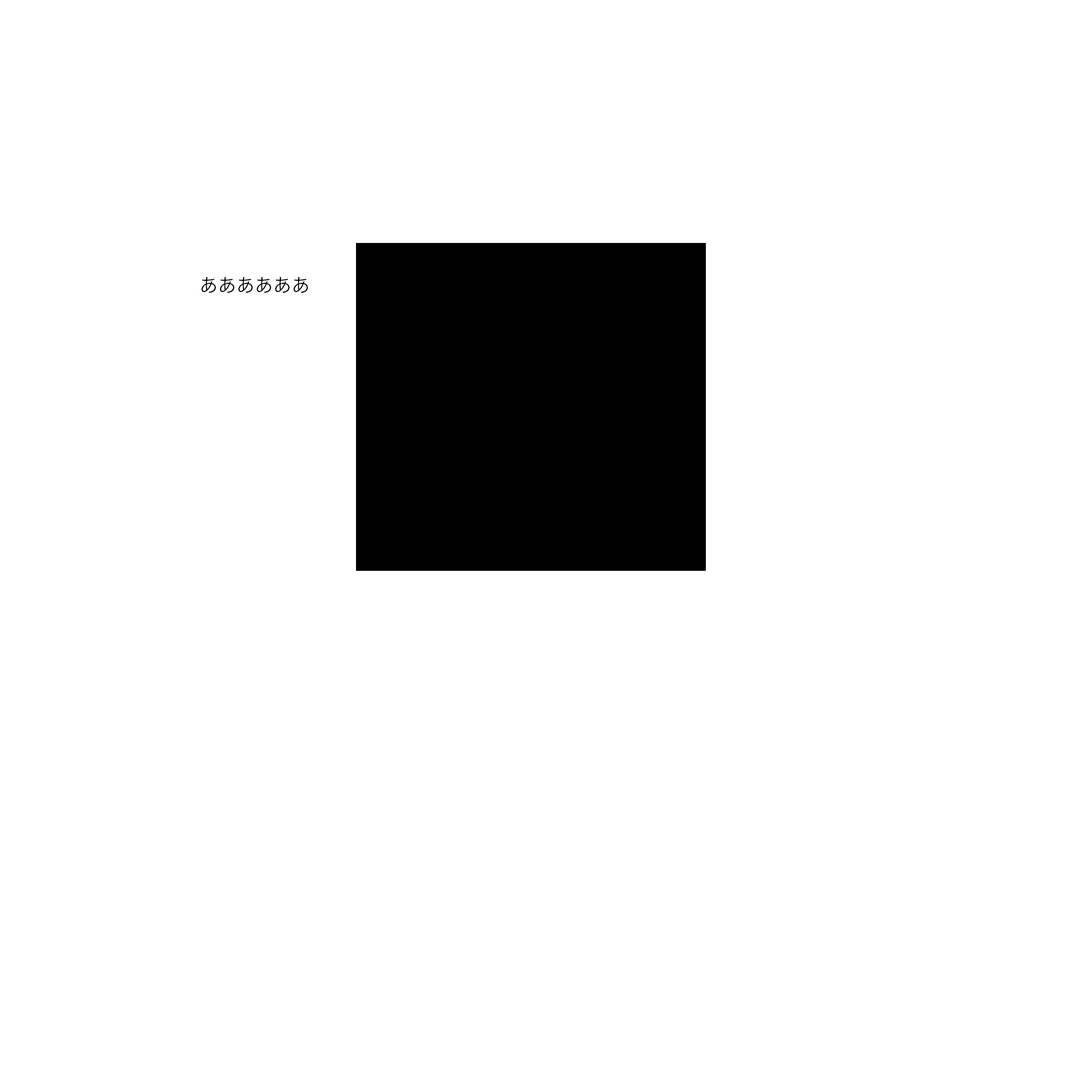
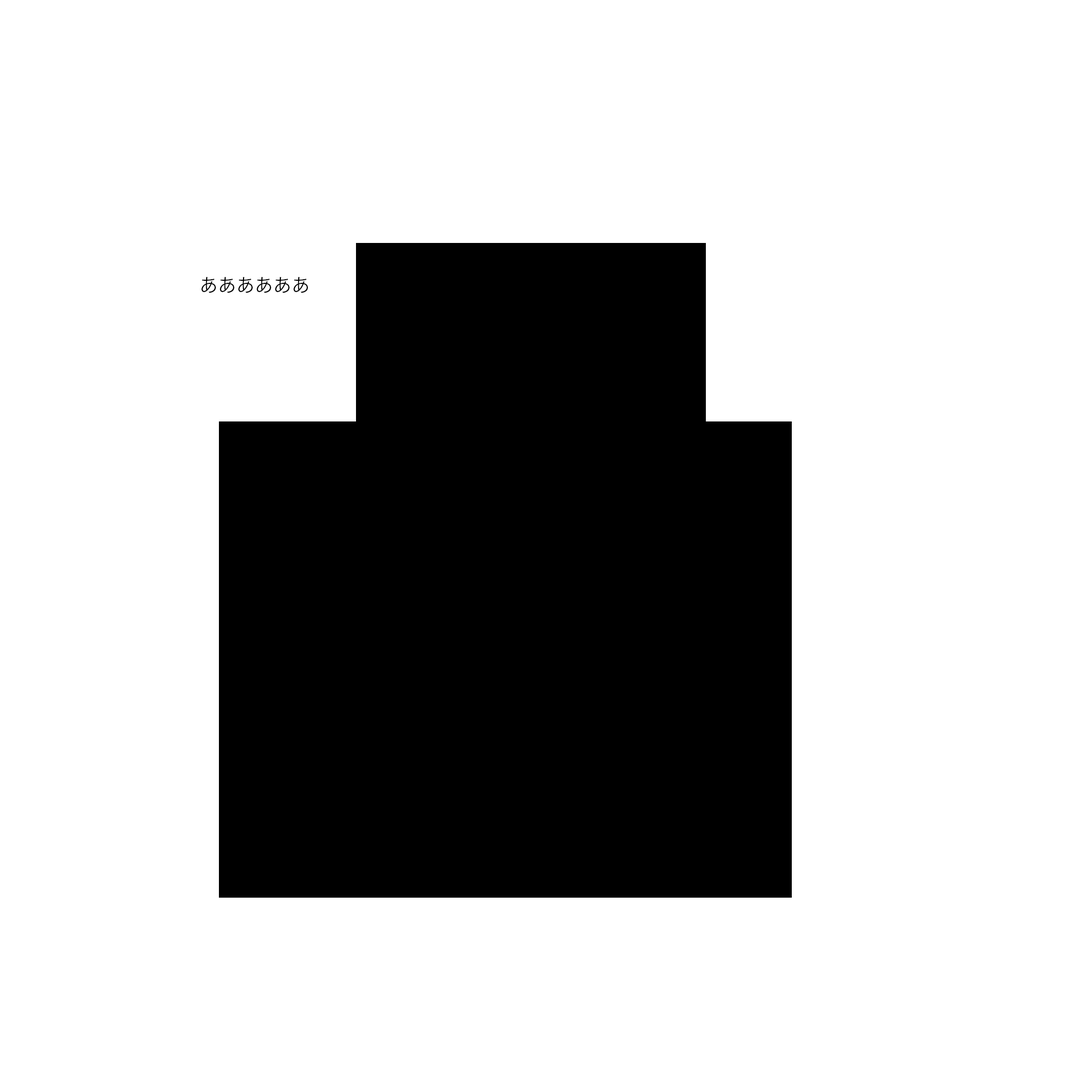
Before/after of a 1091x1091 layered artwork. What changed in the layer stack:
added layer "長方形 2" above "長方形 1" over (219, 421, 793, 899)
